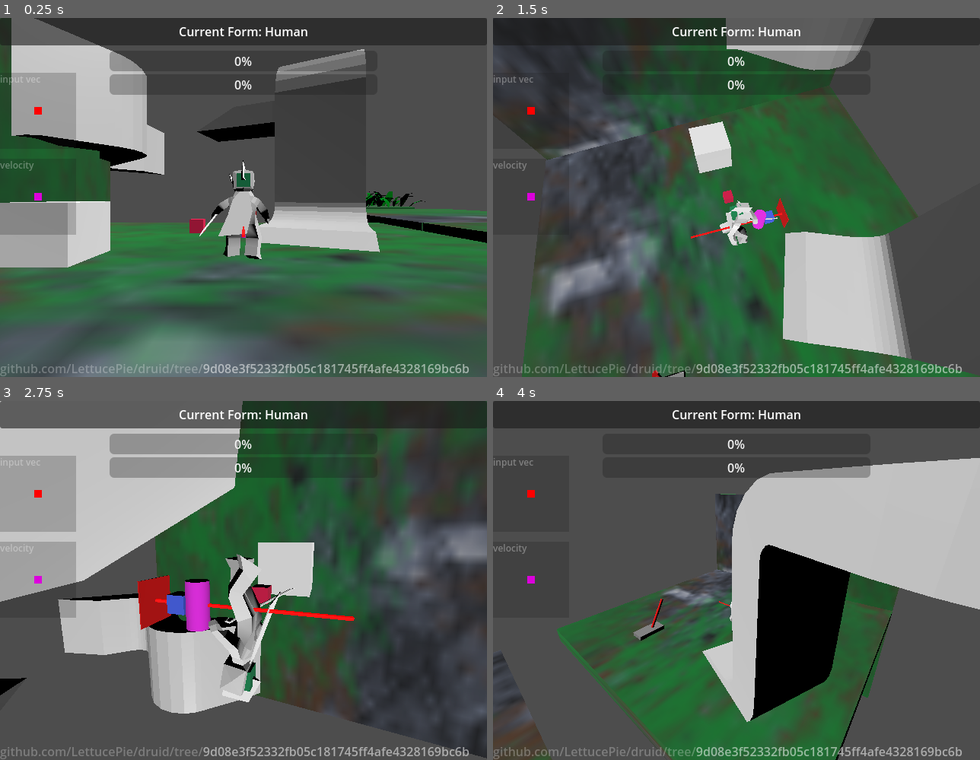
Above: before the commit, frames 1-4 (two rows, left to right).
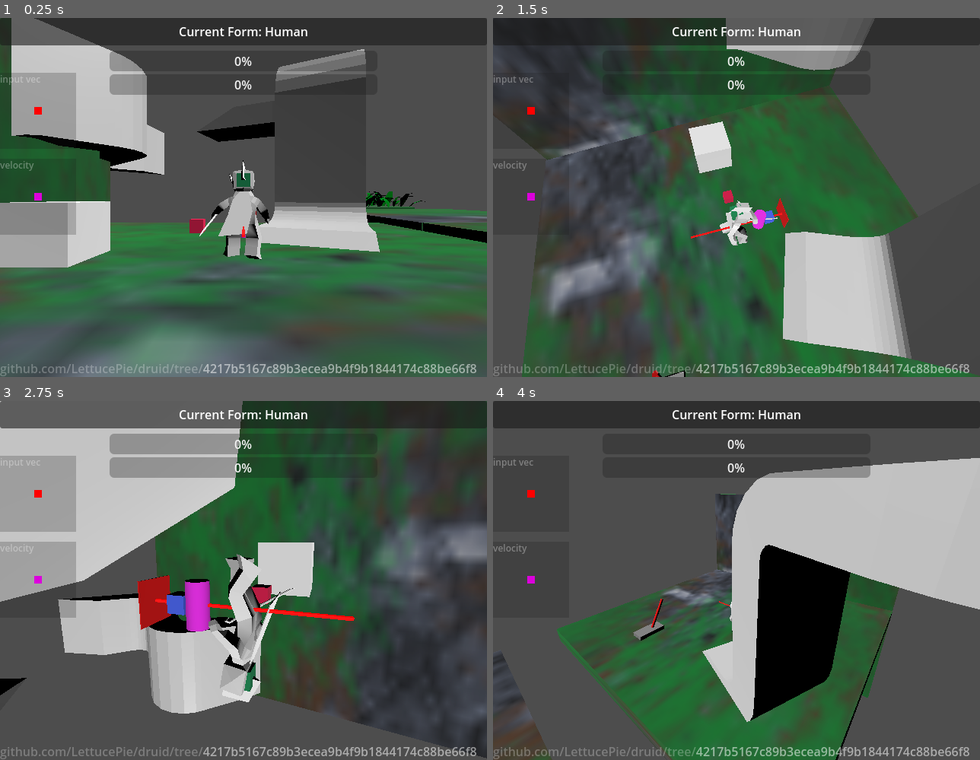
Above: after the commit, the same moments.

Repository: LettucePie/druid
Game: Godot game, scene res://playscenes/play_0.tscn
Two runs of this game, one before a commit and one after it. Both use one fixed random seed, a clock stepped at 60 frames per second and the inputs below.
Inputs (mouse positions are in pixels of both pictures, inside the frame that each line leads up to):
- Up to frame 1 (0.25 s): no input
- Up to frame 2 (1.5 s): tap Enter (ui_accept) at 0.5 s; move the mouse to (736, 369) at 0.52 s; hold Right (ui_right) 0.53-1.28 s; hold Right mouse button (aim) 0.53-1.28 s; tap Space (jump) at 0.77 s; move the mouse to (639, 215) at 1.27 s; hold Down (ui_down) from 1.28 s (still down); tap N (attack) at 1.35 s
- Up to frame 3 (2.75 s): tap Space (jump) at 1.52 s; move the mouse to (292, 501) at 2.02 s; release Down (ui_down) at 2.03 s; hold Right (ui_right) from 2.03 s (still down); tap K (cam_down) at 2.1 s
- Up to frame 4 (4 s): move the mouse to (712, 652) at 2.77 s; release Right (ui_right) at 2.78 s; hold Up (ui_up) 2.78-3.53 s; tap J (cam_left) at 2.85 s; tap Space (jump) at 3.02, 3.77 s; move the mouse to (882, 634) at 3.52 s; hold Left (ui_left) from 3.53 s (still down); tap L (cam_right) at 3.6 s

The runs differ from the first frame. In frame 1, 0.9% of the frame differs, in the area x 41-98%, y 96-99%; in frame 2, 0.9%; in frame 3, 0.8%; in frame 4, 0.9%.

Commit message:
texturing wolf model

Diff:
--- a/core/player.tscn
+++ b/core/player.tscn
@@ -304,34 +304,34 @@
 transform = Transform3D(-0.312618, 0, -2.73299e-08, 0, 0.312618, 0, 2.73299e-08, 0, -0.312618, 0, 0.143265, 0)
 
 [node name="Skeleton3D" parent="human_node/human_model/human_armature" index="0"]
-bones/0/position = Vector3(0, -0.158105, -0.10598)
+bones/0/position = Vector3(0, -0.144324, -0.10598)
 bones/0/rotation = Quaternion(0.0914123, -0.00244562, -0.0016501, 0.995809)
-bones/1/rotation = Quaternion(-0.0157909, -0.0045163, 0.797895, 0.602573)
+bones/1/rotation = Quaternion(-0.00955645, 0.0225232, 0.796976, 0.603515)
 bones/2/rotation = Quaternion(0.0834039, -0.0313383, 0.324214, 0.941779)
 bones/3/rotation = Quaternion(0.317049, 0.0415371, 0.0138462, 0.947398)
-bones/5/rotation = Quaternion(0.0110362, -0.0138927, 0.00329445, 0.999837)
+bones/5/rotation = Quaternion(-0.0206214, -0.0138695, 0.00389735, 0.999684)
 bones/6/rotation = Quaternion(-0.0150778, -3.56578e-05, -0.000320333, 0.999886)
 bones/10/position = Vector3(-0.34512, -0.192523, -0.00858107)
-bones/10/rotation = Quaternion(-0.214932, 0.256163, 0.939912, 0.0689182)
-bones/11/rotation = Quaternion(-0.425443, 0.00117026, -0.00277965, 0.90498)
+bones/10/rotation = Quaternion(-0.215728, 0.245091, 0.94286, 0.0663854)
+bones/11/rotation = Quaternion(-0.396871, 0.00108255, -0.002815, 0.917869)
 bones/12/rotation = Quaternion(-0.0599468, -0.00843683, -0.742144, 0.667501)
-bones/13/rotation = Quaternion(-0.0821791, -0.0185683, -0.274281, 0.957952)
+bones/13/rotation = Quaternion(-0.0834982, -0.0213367, -0.265911, 0.960138)
 bones/14/rotation = Quaternion(0.395912, -0.0344117, -0.113618, 0.910582)
 bones/17/position = Vector3(0.358753, -0.19082, -0.0116346)
-bones/17/rotation = Quaternion(0.0969729, 0.360191, 0.923723, -0.0871469)
-bones/18/rotation = Quaternion(-0.288808, -0.0948113, -0.0157393, 0.952551)
+bones/17/rotation = Quaternion(0.0989185, 0.339214, 0.931631, -0.0849321)
+bones/18/rotation = Quaternion(-0.256579, -0.0952874, -0.0125388, 0.961733)
 
 [node name="ear_a" parent="human_node/human_model/human_armature/Skeleton3D" index="0"]
-transform = Transform3D(0.999448, -0.00253311, -0.0331121, -0.00326916, 0.984739, -0.174009, 0.0330476, 0.174021, 0.984187, 0.000675779, 1.67726, 0.233295)
+transform = Transform3D(0.999448, -0.00253311, -0.0331121, -0.0011711, 0.993778, -0.111373, 0.0331882, 0.11135, 0.993227, 0.00067578, 1.69856, 0.183808)
 
 [node name="hair_a" parent="human_node/human_model/human_armature/Skeleton3D" index="1"]
-transform = Transform3D(0.999448, -0.00253311, -0.0331121, -0.00326916, 0.984739, -0.174009, 0.0330476, 0.174021, 0.984187, 0.00858762, 2.10914, 0.0367423)
+transform = Transform3D(0.999448, -0.00253311, -0.0331121, -0.0011711, 0.993778, -0.111373, 0.0331882, 0.11135, 0.993227, 0.00858761, 2.11713, -0.0396836)
 
 [node name="cape" parent="human_node/human_model/human_armature/Skeleton3D" index="2"]
-transform = Transform3D(0.999449, -0.0329398, 0.00416953, 0.0332021, 0.990826, -0.131002, 0.000183895, 0.131068, 0.991373, -0.0395435, 1.2119, -0.286811)
+transform = Transform3D(0.999449, -0.0329398, 0.00416954, 0.0331472, 0.997135, -0.0679976, -0.00191777, 0.0680983, 0.997677, -0.0395435, 1.20122, -0.305805)
 
 [node name="staff_a" parent="human_node/human_model/human_armature/Skeleton3D" index="3"]
-transform = Transform3D(0.414728, -0.290143, 0.862449, 0.848367, 0.46603, -0.251176, -0.32905, 0.835842, 0.439424, 1.37585, 0.00587226, 0.209093)
+transform = Transform3D(0.39842, -0.296302, 0.868025, 0.855268, 0.461886, -0.234899, -0.331327, 0.835982, 0.437442, 1.38988, 0.0323004, 0.208299)
 
 [node name="standin_floor" parent="human_node/human_model" index="1"]
 visible = false
@@ -369,16 +369,16 @@
 [node name="Skeleton3D" parent="wolf_node/wolf_model/Armature" index="0"]
 bones/1/rotation = Quaternion(0.656745, -8.93774e-16, -8.93774e-16, 0.754113)
 bones/2/rotation = Quaternion(0.12946, 1.04057e-15, -9.22106e-17, 0.991585)
-bones/3/rotation = Quaternion(-0.334166, 4.45049e-18, 8.18386e-17, 0.942514)
-bones/4/rotation = Quaternion(-0.2591, 6.6772e-19, 4.95328e-17, 0.96585)
+bones/3/rotation = Quaternion(-0.313449, -5.57129e-18, 5.93625e-17, 0.949605)
+bones/4/rotation = Quaternion(-0.283125, 5.43167e-19, 6.46509e-17, 0.959083)
 bones/5/rotation = Quaternion(0.456607, 1.48065e-22, -1.01387e-16, 0.889668)
 bones/6/rotation = Quaternion(0.859775, 0.204093, 0.0176992, -0.467782)
 bones/7/rotation = Quaternion(0.859775, -0.204093, -0.0176992, -0.467782)
-bones/8/position = Vector3(0.903733, 0.976854, 1.18023)
-bones/8/rotation = Quaternion(0.802609, -1.43149e-17, -3.80111e-18, 0.596505)
+bones/8/position = Vector3(0.903733, 1.05032, 1.13348)
+bones/8/rotation = Quaternion(0.790573, 6.07099e-18, 7.34102e-18, 0.612368)
 bones/9/rotation = Quaternion(0.102258, 1.18584e-07, 1.21901e-08, 0.994758)
-bones/12/position = Vector3(-0.903733, 0.976854, 1.18023)
-bones/12/rotation = Quaternion(0.802609, -1.43149e-17, -3.80111e-18, 0.596505)
+bones/12/position = Vector3(-0.903733, 1.05032, 1.13348)
+bones/12/rotation = Quaternion(0.790573, 6.07099e-18, 7.34102e-18, 0.612368)
 bones/13/rotation = Quaternion(0.102258, 1.18584e-07, 1.21901e-08, 0.994758)
 bones/16/rotation = Quaternion(0.649191, -0.000736844, -0.092586, 0.754969)
 bones/17/rotation = Quaternion(0.560286, -0.0218214, 0.0589299, 0.825912)
--- a/project.godot
+++ b/project.godot
@@ -14,7 +14,7 @@
 run/main_scene="res://playscenes/play_0.tscn"
 config/features=PackedStringArray("4.2", "Mobile")
 config/icon="res://icon.svg"
-config/git_sha="9d08e3f52332fb05c181745ff4afe4328169bc6b"
+config/git_sha="4217b5167c89b3ecea9b4f9b1844174c88be66f8"
 
 [display]
 
--- /dev/null
+++ b/testing/testcontrol.gd
@@ -0,0 +1,15 @@
+extends Node3D
+
+
+# Called when the node enters the scene tree for the first time.
+func _ready():
+	pass # Replace with function body.
+
+
+# Called every frame. 'delta' is the elapsed time since the previous frame.
+func _process(delta):
+	pass
+
+
+func _input(event):
+	print(event)
--- /dev/null
+++ b/testing/testcontrol.tscn
@@ -0,0 +1,9 @@
+[gd_scene load_steps=2 format=3 uid="uid://b44ybp87y8xsb"]
+
+[ext_resource type="Script" path="res://testing/testcontrol.gd" id="1_xtant"]
+
+[node name="testcontrol" type="Node3D"]
+script = ExtResource("1_xtant")
+
+[node name="Camera3D" type="Camera3D" parent="."]
+transform = Transform3D(1, 0, 0, 0, 0.915698, 0.401868, 0, -0.401868, 0.915698, 0, 1.72082, 3.12022)
--- a/testing/testvecs.gd
+++ /dev/null
@@ -1,46 +0,0 @@
-extends Node3D
-
-var normal = Vector3.UP
-
-
-# Called when the node enters the scene tree for the first time.
-func _ready():
-#	n_tran = $Normal.transform
-	pass # Replace with function body.
-
-
-#func _input(event):
-#	if event is InputEventKey:
-#		if event.pressed and event.keycode == KEY_W:
-#			n_tran = n_tran.rotated(Vector3.RIGHT, PI / -4)
-#		if event.pressed and event.keycode == KEY_S:
-#			n_tran = n_tran.rotated(Vector3.RIGHT, PI / 4)
-#		if event.pressed and event.keycode == KEY_A:
-#			n_tran = n_tran.rotated(Vector3.UP, PI / -4)
-#		if event.pressed and event.keycode == KEY_D:
-#			n_tran = n_tran.rotated(Vector3.UP, PI / 4)
-#		$Normal.transform = n_tran
-
-
-# Called every frame. 'delta' is the elapsed time since the previous frame.
-func _process(delta):
-#	$Normal.look_at(normal, Vector3.UP)
-#	$Normal.rotation = normal
-#	normal = n_tran.basis * normal
-#	normal = $Normal.transform.basis.get_rotation_quaternion().get_axis()
-	normal = ($Normal.transform.basis * Vector3.UP).normalized()
-	print(normal)
-
-	var input_dir = Input.get_vector("ui_left", "ui_right", "ui_up", "ui_down")
-	var input_3d = Vector3(input_dir.x, 0, input_dir.y)
-#	input_3d = $Camera3D.transform.basis * input_3d
-	input_3d = input_3d.rotated(Vector3.UP, $Camera3D.rotation.y)
-	if input_dir != Vector2.ZERO:
-		$Input.look_at(input_3d + $Input.position, Vector3.UP)
-
-#	var result_dir = input_3d.reflect(normal)
-	var result_dir = input_3d.slide(normal)
-	print("input dir ", input_3d)
-	print("result dir ", result_dir)
-#	var result_dir = input_3d.cross(normal)
-	$Result.look_at(result_dir + $Result.position, normal)
--- a/testing/testvecs.tscn
+++ /dev/null
@@ -1,76 +0,0 @@
-[gd_scene load_steps=9 format=3 uid="uid://diia2x4wqmq48"]
-
-[ext_resource type="Script" path="res://testing/testvecs.gd" id="1_86oty"]
-
-[sub_resource type="StandardMaterial3D" id="StandardMaterial3D_6gqkb"]
-albedo_color = Color(0.890196, 0.2, 1, 1)
-
-[sub_resource type="CylinderMesh" id="CylinderMesh_ityy6"]
-material = SubResource("StandardMaterial3D_6gqkb")
-
-[sub_resource type="BoxMesh" id="BoxMesh_786ji"]
-size = Vector3(0.2, 0.2, 2)
-
-[sub_resource type="PrismMesh" id="PrismMesh_gee7p"]
-
-[sub_resource type="BoxMesh" id="BoxMesh_13she"]
-size = Vector3(0.2, 2, 0.2)
-
-[sub_resource type="StandardMaterial3D" id="StandardMaterial3D_yfpaj"]
-albedo_color = Color(0, 0.647059, 0.368627, 1)
-
-[sub_resource type="BoxMesh" id="BoxMesh_yf53b"]
-material = SubResource("StandardMaterial3D_yfpaj")
-size = Vector3(0.6, 0.6, 0.1)
-
-[node name="testvecs" type="Node3D"]
-script = ExtResource("1_86oty")
-
-[node name="refPoint" type="MeshInstance3D" parent="."]
-transform = Transform3D(1, 0, 0, 0, 2.90511, 0, 0, 0, 1, -6.59425, -1.45889, -1.78032)
-mesh = SubResource("CylinderMesh_ityy6")
-
-[node name="refPoint2" type="MeshInstance3D" parent="."]
-transform = Transform3D(8.59899, 0, 0, 0, 0.442898, 0, 0, 0, 8.40807, 1.5909, -1.45889, -2.59063)
-mesh = SubResource("CylinderMesh_ityy6")
-
-[node name="Camera3D" type="Camera3D" parent="."]
-transform = Transform3D(0.70946, -0.336946, 0.618978, 0, 0.8783, 0.478109, -0.704746, -0.3392, 0.623119, 7.92842, 5.96099, 7.92708)
-
-[node name="Input" type="Node3D" parent="."]
-transform = Transform3D(1, 0, 0, 0, 1, 0, 0, 0, 1, -3.14194, 0, 3.61891)
-
-[node name="shaft" type="MeshInstance3D" parent="Input"]
-mesh = SubResource("BoxMesh_786ji")
-
-[node name="head" type="MeshInstance3D" parent="Input"]
-transform = Transform3D(-0.446576, 3.90409e-08, 0, 1.70653e-15, 1.95205e-08, -0.446576, -3.90409e-08, -0.446576, -1.95205e-08, 2.38419e-07, 4.25004e-08, -0.972296)
-mesh = SubResource("PrismMesh_gee7p")
-
-[node name="Normal" type="Node3D" parent="."]
-transform = Transform3D(0.990444, 0.0385419, -0.13242, -0.131897, 0.545242, -0.827838, 0.0402943, 0.837392, 0.545115, 0, 0, 0)
-
-[node name="shaft" type="MeshInstance3D" parent="Normal"]
-mesh = SubResource("BoxMesh_13she")
-
-[node name="head" type="MeshInstance3D" parent="Normal"]
-transform = Transform3D(-0.446576, 3.55271e-15, 3.90409e-08, 3.55271e-15, 0.446576, 3.90409e-08, -3.90409e-08, 3.90409e-08, -0.446576, -8.40424e-08, 1.01537, -0.00906338)
-mesh = SubResource("PrismMesh_gee7p")
-
-[node name="Result" type="Node3D" parent="."]
-transform = Transform3D(1, 0, 0, 0, 1, 0, 0, 0, 1, 3.1538, -9.53674e-07, -3.30297)
-
-[node name="shaft" type="MeshInstance3D" parent="Result"]
-mesh = SubResource("BoxMesh_786ji")
-
-[node name="head" type="MeshInstance3D" parent="Result"]
-transform = Transform3D(-0.446576, 3.90409e-08, 0, 1.70653e-15, 1.95205e-08, -0.446576, -3.90409e-08, -0.446576, -1.95205e-08, 2.38419e-07, 4.06822e-08, -0.930697)
-mesh = SubResource("PrismMesh_gee7p")
-
-[node name="base" type="MeshInstance3D" parent="Result"]
-transform = Transform3D(1, 0, 0, 0, 1, 0, 0, 0, 1, 0, 0, 0.884712)
-mesh = SubResource("BoxMesh_yf53b")
-
-[node name="DirectionalLight3D" type="DirectionalLight3D" parent="."]
-transform = Transform3D(0.728491, 6.51321e-08, 0.685056, -0.505553, 0.674831, 0.537606, -0.462297, -0.737973, 0.491608, 0, 0, 0)
-shadow_enabled = true
--- a/ui/commit.tscn
+++ b/ui/commit.tscn
@@ -14,4 +14,4 @@
 bbcode_enabled = true
 text = "[color=#ffffff44]github.com/LettucePie/druid/tree/[/color]"
 script = ExtResource("1_j6ov3")
-manual_commit = "f3f88124ea182e4a9b2e51115e0cdeada9f278fa"
+manual_commit = "4217b5167c89b3ecea9b4f9b1844174c88be66f8"
Binary file added: art/model/wolf_model_0.1_texpaint.png
Binary file added: art/model/wolf_model_0.1_uv.png
Not shown, changed: art/model/wolf_model_0.1.blend
